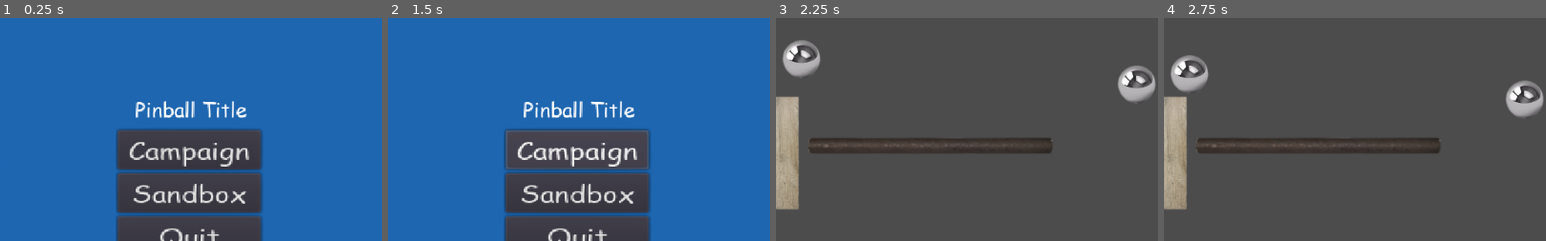
Above: before the commit, frames 1-4 (left to right).
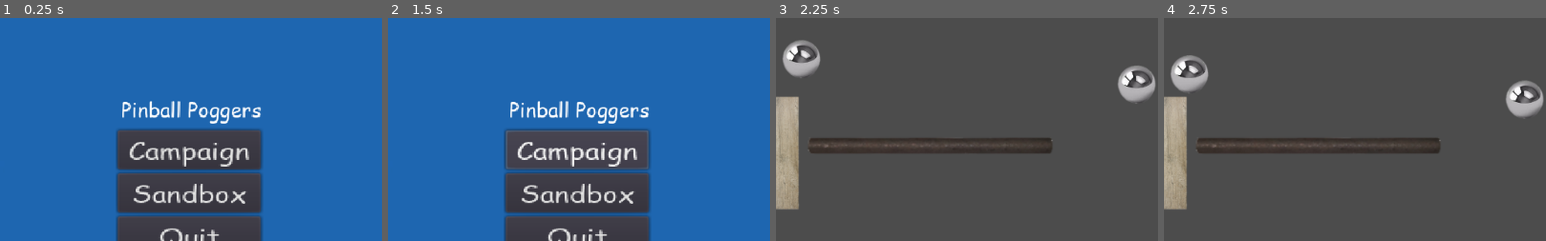
Above: after the commit, the same moments.

Repository: justinlok/219Jammer
Game: Godot game, scene res://src/Screens/MainMenu.tscn
Two runs of this game, one before a commit and one after it. Both use one fixed random seed, a clock stepped at 60 frames per second and the inputs below.
Inputs:
- Up to frame 1 (0.25 s): no input
- Up to frame 2 (1.5 s): click "Campaign" at 0.5 s; click "Campaign" at 1.25 s
- Up to frame 3 (2.25 s): click "Sandbox" at 2 s
- Up to frame 4 (2.75 s): no input
The pictures show only the part of the screen within x 26-76%, y 0-50%; the shares and areas given below are measured in that part.

The runs differ from the first frame. In frame 1, 1.7% of the frame differs, in the area x 32-69%, y 37-48%; in frame 2, 1.7%; in frame 3, nothing differs; in frame 4, nothing differs.

Commit message:
Changed Title

Diff:
--- a/src/Screens/MainMenu.tscn
+++ b/src/Screens/MainMenu.tscn
@@ -32,6 +32,7 @@
 margin_right = 128.225
 margin_bottom = 177.49
 rect_scale = Vector2( 1.11515, 1.13723 )
+text = "Pinball Poggers"
 
 [node name="Menu" type="VBoxContainer" parent="."]
 anchor_left = 0.5
